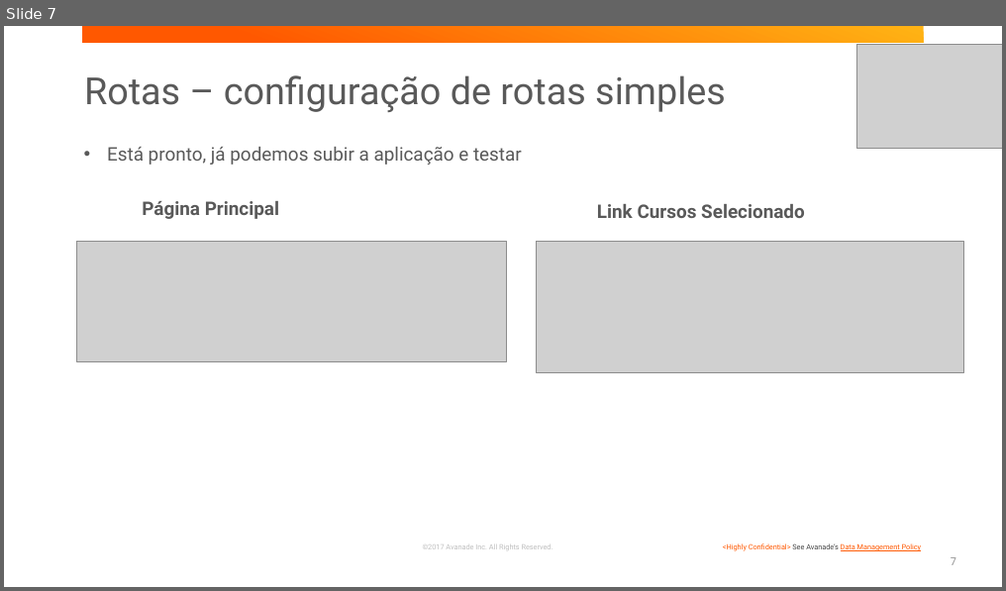
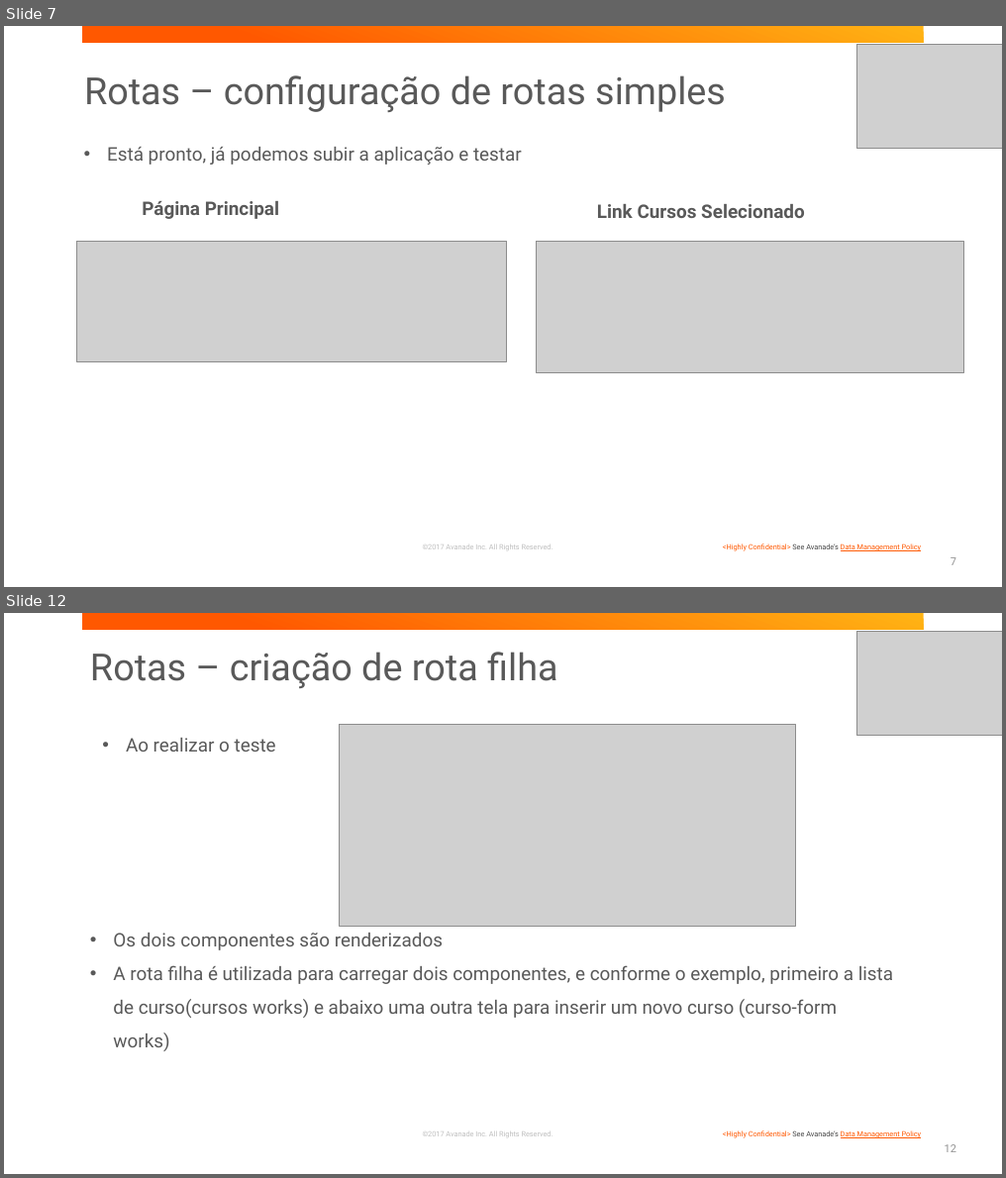
Before and after one commit to BootCampAvanSanAnder/BootCampSantander, a slide deck: presentations/TreinamentoAngular.pptx. Shown one above the other, each under a label of ours: slide 7 before the commit, slides 7 and 12 after it; the slides between them are not shown. The pictures are 1006x591 and 1006x1178 pixels, drawn with LibreOffice and Linux fonts; fonts in the diff are those of the drawing; grey boxes stand for pictures; background and template pictures are left out. Boxes give left, top, right and bottom in pixels: in the first picture for what was removed or moved away, otherwise in the second. Text is boxed around its words. In the diff, an @@ line names an element or a change of style, - is before the commit and + after.

Commit message:
Rotas Filhas - criação de 2 componentes subitem de curso

```diff
--- a/presentations/TreinamentoAngular.pptx
+++ b/presentations/TreinamentoAngular.pptx
@@ slide 12 added at <box>4,613,1002,1174</box>, background #FFFFFF; not listed: 3 template elements that a slide beside it also shows @@
@@ picture added at <box>856,631,1002,736</box> @@
@@ title added at <box>90,652,557,688</box>, 36 pt, text #595959 @@
+Rotas – criação de rota filha
@@ picture added at <box>339,725,796,926</box> @@
@@ text added at <box>126,738,276,752</box>, 18 pt, text #595959 @@
+• Ao realizar o teste
@@ text added at <box>113,933,893,1018</box>, 18 pt, text #595959 @@
+• Os dois componentes são renderizados
+• A rota filha é utilizada para carregar dois componentes, e conforme o exemplo, primeiro a lista de curso(cursos works) e abaixo uma outra tela para inserir um novo curso (curso-form works)
@@ page number added at <box>944,1145,956,1153</box>, 10.5 pt, text #939393 @@
+12
```
Also in this commit, not shown: 2 slides changed, 3 other slides added, 1 slide removed, 11 other files.
